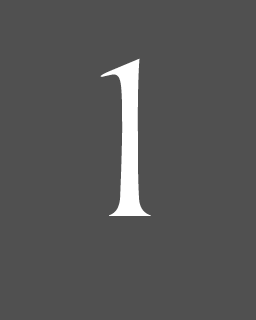
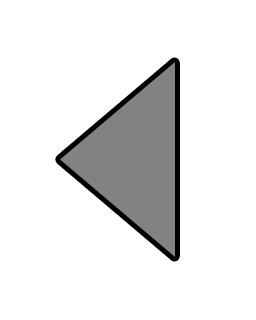
The second 256px x 320px image is a revision of the first. Changes to its layers:
showed "left arrow" over [left=60, top=62, right=175, bottom=257]
hid "1", painted on it over [left=97, top=58, right=154, bottom=244]
hid "grey bg", painted on it over [left=0, top=0, right=256, bottom=320]
